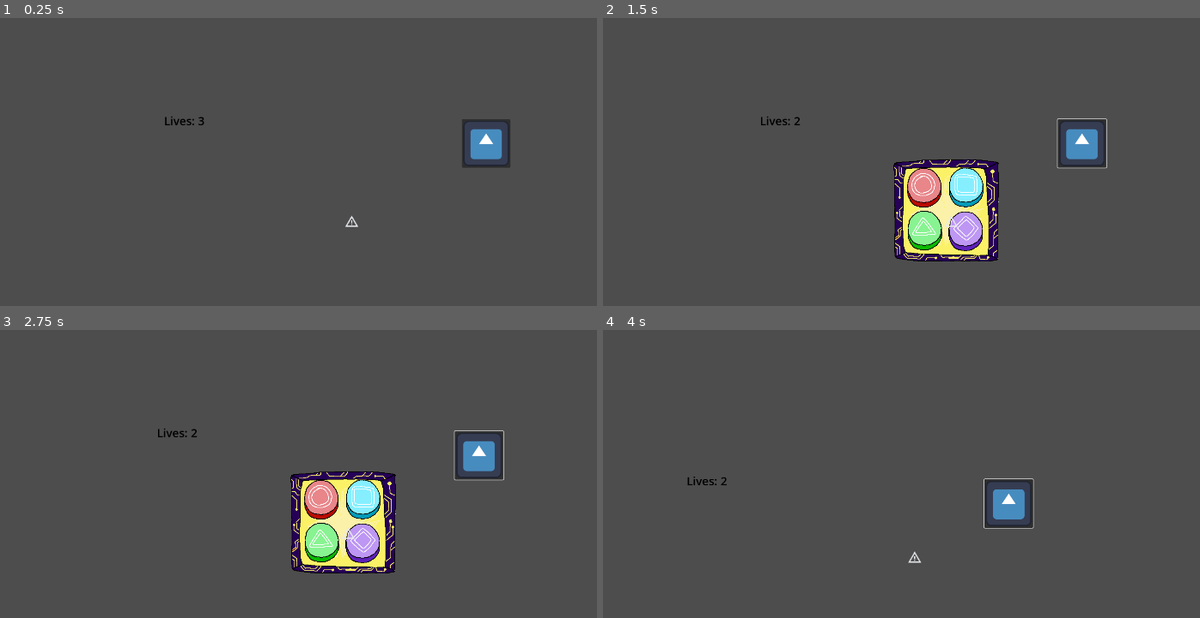
Above: before the commit, frames 1-4 (two rows, left to right).
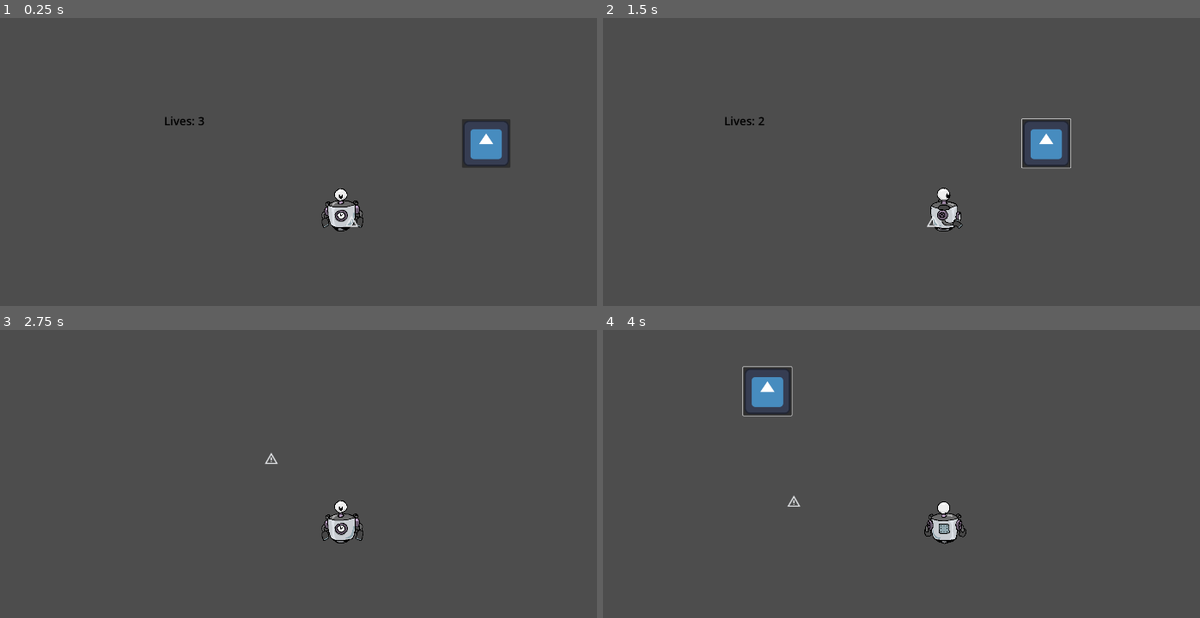
Above: after the commit, the same moments.

Repository: Hyper-Burner/Town-One-2024
Game: Godot game, scene res://Nodes/Scenes/Main.tscn
The game is run twice, just before and just after one commit, with the same random seed, the same clock (stepped at 60 frames per second) and the same inputs. The engine's default icon, where the game draws it, is replaced by a stand-in: a white triangle on a blue panel in a dark square.
Inputs (mouse positions are in pixels of both pictures, inside the frame that each line leads up to):
- Up to frame 1 (0.25 s): no input
- Up to frame 2 (1.5 s): click (1086, 144) at 0.5 s; move the mouse to (1098, 190) at 1.27 s; hold D (Right) from 1.28 s (still down); tap E (Interact) at 1.35 s
- Up to frame 3 (2.75 s): move the mouse to (202, 540) at 2.02 s; release D (Right) at 2.03 s; hold S (Down) from 2.03 s (still down); click (202, 540) at 2.1 s
- Up to frame 4 (4 s): move the mouse to (1014, 436) at 2.77 s; release S (Down) at 2.78 s; hold D (Right) 2.78-3.53 s; tap E (Interact) at 2.85 s; move the mouse to (913, 600) at 3.52 s; hold W (Up) from 3.53 s (still down); click (913, 600) at 3.6 s

The runs differ from the first frame. In frame 1, 0.6% of the frame differs, in the area x 53-61%, y 59-75%; in frame 2, 7.9%, in the area x 20-85%, y 34-85%; in frame 3, 7.1%; in frame 4, 2.6%.

Commit message:
added player spritese
added player sprite and implemented idle and walking sprite

Diff:
--- a/Nodes/Scenes/Player.gd
+++ b/Nodes/Scenes/Player.gd
@@ -1,13 +1,25 @@
 extends CharacterBody2D
 
-@export var speed = 300
+@export var speed = 600
 
 var near_minigame = false
 var in_minigame = false
 var minigame_scene
 var minigame_instance
 
+@onready var animatedSprite = $AnimatedSprite2D
+
 func _physics_process(delta: float) -> void:
+	if(Input.is_action_pressed("Left")):
+		animatedSprite.play("walk_left")
+	elif(Input.is_action_pressed("Right")):
+		animatedSprite.play("walk_right")
+	elif(Input.is_action_pressed("Up")):
+		animatedSprite.play("walk_up")
+	elif(Input.is_action_pressed("Down")):
+		animatedSprite.play("walk_down")
+	else:
+		animatedSprite.play("idle")
 	if near_minigame and !in_minigame and Input.is_action_just_pressed("Interact"):
 		minigame_instance = minigame_scene.instantiate()
 		$Camera2D.add_child(minigame_instance)
@@ -19,6 +31,7 @@
 	if(!in_minigame):
 		var direction = Input.get_vector("Left", "Right", "Up", "Down")
 		velocity = direction * speed
+
 		move_and_slide()
 	if(Global.engine_minigame_counter == 5):
 		in_minigame = false
--- a/Nodes/Scenes/Player.tscn
+++ b/Nodes/Scenes/Player.tscn
@@ -1,6 +1,7 @@
-[gd_scene load_steps=6 format=3 uid="uid://bj8jhcos6u8hu"]
+[gd_scene load_steps=29 format=3 uid="uid://bj8jhcos6u8hu"]
 
 [ext_resource type="Script" path="res://Nodes/Scenes/Player.gd" id="1_m1u4p"]
+[ext_resource type="Texture2D" uid="uid://b1xvks4bg0ey6" path="res://Assets/Sprites/potman-Sheet.png" id="2_pemf4"]
 [ext_resource type="Script" path="res://Nodes/Scenes/Camera.gd" id="2_tmqhp"]
 
 [sub_resource type="RectangleShape2D" id="RectangleShape2D_4vw4f"]
@@ -8,7 +9,277 @@
 [sub_resource type="RectangleShape2D" id="RectangleShape2D_n5hin"]
 size = Vector2(22, 22)
 
+[sub_resource type="AtlasTexture" id="AtlasTexture_7e636"]
+atlas = ExtResource("2_pemf4")
+region = Rect2(256, 640, 128, 128)
+
+[sub_resource type="AtlasTexture" id="AtlasTexture_w2qp8"]
+atlas = ExtResource("2_pemf4")
+region = Rect2(256, 640, 128, 128)
+
+[sub_resource type="AtlasTexture" id="AtlasTexture_0k1wf"]
+atlas = ExtResource("2_pemf4")
+region = Rect2(128, 640, 128, 128)
+
+[sub_resource type="AtlasTexture" id="AtlasTexture_3uln1"]
+atlas = ExtResource("2_pemf4")
+region = Rect2(0, 640, 128, 128)
+
+[sub_resource type="AtlasTexture" id="AtlasTexture_23lrg"]
+atlas = ExtResource("2_pemf4")
+region = Rect2(128, 640, 128, 128)
+
+[sub_resource type="AtlasTexture" id="AtlasTexture_xg6o6"]
+atlas = ExtResource("2_pemf4")
+region = Rect2(0, 128, 128, 128)
+
+[sub_resource type="AtlasTexture" id="AtlasTexture_7j5xi"]
+atlas = ExtResource("2_pemf4")
+region = Rect2(0, 128, 128, 128)
+
+[sub_resource type="AtlasTexture" id="AtlasTexture_a4pbj"]
+atlas = ExtResource("2_pemf4")
+region = Rect2(128, 128, 128, 128)
+
+[sub_resource type="AtlasTexture" id="AtlasTexture_bb4e5"]
+atlas = ExtResource("2_pemf4")
+region = Rect2(256, 128, 128, 128)
+
+[sub_resource type="AtlasTexture" id="AtlasTexture_loggo"]
+atlas = ExtResource("2_pemf4")
+region = Rect2(384, 128, 128, 128)
+
+[sub_resource type="AtlasTexture" id="AtlasTexture_qd0u0"]
+atlas = ExtResource("2_pemf4")
+region = Rect2(0, 512, 128, 128)
+
+[sub_resource type="AtlasTexture" id="AtlasTexture_65y4t"]
+atlas = ExtResource("2_pemf4")
+region = Rect2(128, 512, 128, 128)
+
+[sub_resource type="AtlasTexture" id="AtlasTexture_rt2hr"]
+atlas = ExtResource("2_pemf4")
+region = Rect2(256, 512, 128, 128)
+
+[sub_resource type="AtlasTexture" id="AtlasTexture_4h4bp"]
+atlas = ExtResource("2_pemf4")
+region = Rect2(384, 512, 128, 128)
+
+[sub_resource type="AtlasTexture" id="AtlasTexture_ee1gy"]
+atlas = ExtResource("2_pemf4")
+region = Rect2(0, 384, 128, 128)
+
+[sub_resource type="AtlasTexture" id="AtlasTexture_ihwmc"]
+atlas = ExtResource("2_pemf4")
+region = Rect2(128, 384, 128, 128)
+
+[sub_resource type="AtlasTexture" id="AtlasTexture_tmkln"]
+atlas = ExtResource("2_pemf4")
+region = Rect2(256, 384, 128, 128)
+
+[sub_resource type="AtlasTexture" id="AtlasTexture_km30b"]
+atlas = ExtResource("2_pemf4")
+region = Rect2(384, 384, 128, 128)
+
+[sub_resource type="AtlasTexture" id="AtlasTexture_1qjlv"]
+atlas = ExtResource("2_pemf4")
+region = Rect2(0, 256, 128, 128)
+
+[sub_resource type="AtlasTexture" id="AtlasTexture_fbg4t"]
+atlas = ExtResource("2_pemf4")
+region = Rect2(128, 256, 128, 128)
+
+[sub_resource type="AtlasTexture" id="AtlasTexture_8oc7o"]
+atlas = ExtResource("2_pemf4")
+region = Rect2(256, 256, 128, 128)
+
+[sub_resource type="AtlasTexture" id="AtlasTexture_70pok"]
+atlas = ExtResource("2_pemf4")
+region = Rect2(384, 256, 128, 128)
+
 [sub_resource type="SpriteFrames" id="SpriteFrames_iiljm"]
+animations = [{
+"frames": [{
+"duration": 1.0,
+"texture": SubResource("AtlasTexture_7e636")
+}, {
+"duration": 1.0,
+"texture": SubResource("AtlasTexture_w2qp8")
+}, {
+"duration": 1.0,
+"texture": SubResource("AtlasTexture_w2qp8")
+}, {
+"duration": 1.0,
+"texture": SubResource("AtlasTexture_w2qp8")
+}, {
+"duration": 1.0,
+"texture": SubResource("AtlasTexture_w2qp8")
+}, {
+"duration": 1.0,
+"texture": SubResource("AtlasTexture_0k1wf")
+}, {
+"duration": 1.0,
+"texture": SubResource("AtlasTexture_0k1wf")
+}, {
+"duration": 1.0,
+"texture": SubResource("AtlasTexture_0k1wf")
+}, {
+"duration": 1.0,
+"texture": SubResource("AtlasTexture_3uln1")
+}, {
+"duration": 1.0,
+"texture": SubResource("AtlasTexture_3uln1")
+}, {
+"duration": 1.0,
+"texture": SubResource("AtlasTexture_23lrg")
+}, {
+"duration": 1.0,
+"texture": SubResource("AtlasTexture_23lrg")
+}, {
+"duration": 1.0,
+"texture": SubResource("AtlasTexture_23lrg")
+}, {
+"duration": 1.0,
+"texture": SubResource("AtlasTexture_xg6o6")
+}, {
+"duration": 1.0,
+"texture": SubResource("AtlasTexture_xg6o6")
+}, {
+"duration": 1.0,
+"texture": SubResource("AtlasTexture_xg6o6")
+}, {
+"duration": 1.0,
+"texture": SubResource("AtlasTexture_xg6o6")
+}, {
+"duration": 1.0,
+"texture": SubResource("AtlasTexture_xg6o6")
+}, {
+"duration": 1.0,
+"texture": SubResource("AtlasTexture_xg6o6")
+}, {
+"duration": 1.0,
+"texture": SubResource("AtlasTexture_xg6o6")
+}, {
+"duration": 1.0,
+"texture": SubResource("AtlasTexture_xg6o6")
+}, {
+"duration": 1.0,
+"texture": SubResource("AtlasTexture_xg6o6")
+}, {
+"duration": 1.0,
+"texture": SubResource("AtlasTexture_xg6o6")
+}, {
+"duration": 1.0,
+"texture": SubResource("AtlasTexture_xg6o6")
+}, {
+"duration": 1.0,
+"texture": SubResource("AtlasTexture_xg6o6")
+}, {
+"duration": 1.0,
+"texture": SubResource("AtlasTexture_xg6o6")
+}, {
+"duration": 1.0,
+"texture": SubResource("AtlasTexture_xg6o6")
+}, {
+"duration": 1.0,
+"texture": SubResource("AtlasTexture_xg6o6")
+}, {
+"duration": 1.0,
+"texture": SubResource("AtlasTexture_xg6o6")
+}, {
+"duration": 1.0,
+"texture": SubResource("AtlasTexture_xg6o6")
+}, {
+"duration": 1.0,
+"texture": SubResource("AtlasTexture_xg6o6")
+}, {
+"duration": 1.0,
+"texture": SubResource("AtlasTexture_xg6o6")
+}, {
+"duration": 1.0,
+"texture": SubResource("AtlasTexture_xg6o6")
+}, {
+"duration": 1.0,
+"texture": SubResource("AtlasTexture_xg6o6")
+}, {
+"duration": 1.0,
+"texture": SubResource("AtlasTexture_xg6o6")
+}, {
+"duration": 1.0,
+"texture": SubResource("AtlasTexture_xg6o6")
+}],
+"loop": true,
+"name": &"idle",
+"speed": 7.0
+}, {
+"frames": [{
+"duration": 1.0,
+"texture": SubResource("AtlasTexture_7j5xi")
+}, {
+"duration": 1.0,
+"texture": SubResource("AtlasTexture_a4pbj")
+}, {
+"duration": 1.0,
+"texture": SubResource("AtlasTexture_bb4e5")
+}, {
+"duration": 1.0,
+"texture": SubResource("AtlasTexture_loggo")
+}],
+"loop": true,
+"name": &"walk_down",
+"speed": 8.0
+}, {
+"frames": [{
+"duration": 1.0,
+"texture": SubResource("AtlasTexture_qd0u0")
+}, {
+"duration": 1.0,
+"texture": SubResource("AtlasTexture_65y4t")
+}, {
+"duration": 1.0,
+"texture": SubResource("AtlasTexture_rt2hr")
+}, {
+"duration": 1.0,
+"texture": SubResource("AtlasTexture_4h4bp")
+}],
+"loop": true,
+"name": &"walk_left",
+"speed": 8.0
+}, {
+"frames": [{
+"duration": 1.0,
+"texture": SubResource("AtlasTexture_ee1gy")
+}, {
+"duration": 1.0,
+"texture": SubResource("AtlasTexture_ihwmc")
+}, {
+"duration": 1.0,
+"texture": SubResource("AtlasTexture_tmkln")
+}, {
+"duration": 1.0,
+"texture": SubResource("AtlasTexture_km30b")
+}],
+"loop": true,
+"name": &"walk_right",
+"speed": 8.0
+}, {
+"frames": [{
+"duration": 1.0,
+"texture": SubResource("AtlasTexture_1qjlv")
+}, {
+"duration": 1.0,
+"texture": SubResource("AtlasTexture_fbg4t")
+}, {
+"duration": 1.0,
+"texture": SubResource("AtlasTexture_8oc7o")
+}, {
+"duration": 1.0,
+"texture": SubResource("AtlasTexture_70pok")
+}],
+"loop": true,
+"name": &"walk_up",
+"speed": 8.0
+}]
 
 [node name="Player" type="CharacterBody2D"]
 script = ExtResource("1_m1u4p")
@@ -24,6 +295,8 @@
 
 [node name="AnimatedSprite2D" type="AnimatedSprite2D" parent="."]
 sprite_frames = SubResource("SpriteFrames_iiljm")
+animation = &"idle"
+autoplay = "idle"
 
 [node name="Camera2D" type="Camera2D" parent="."]
 script = ExtResource("2_tmqhp")
Binary file added: Assets/Sprites/potman-Sheet.png
Not shown, added: Assets/Sprites/potman-Sheet.png.import
